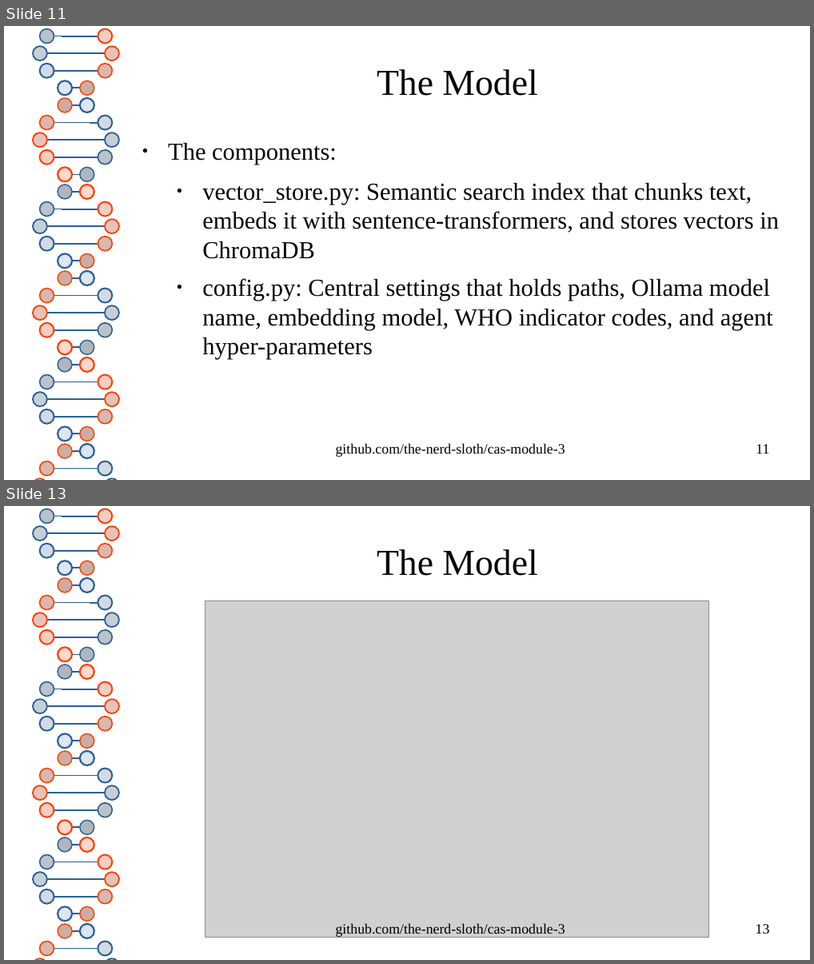
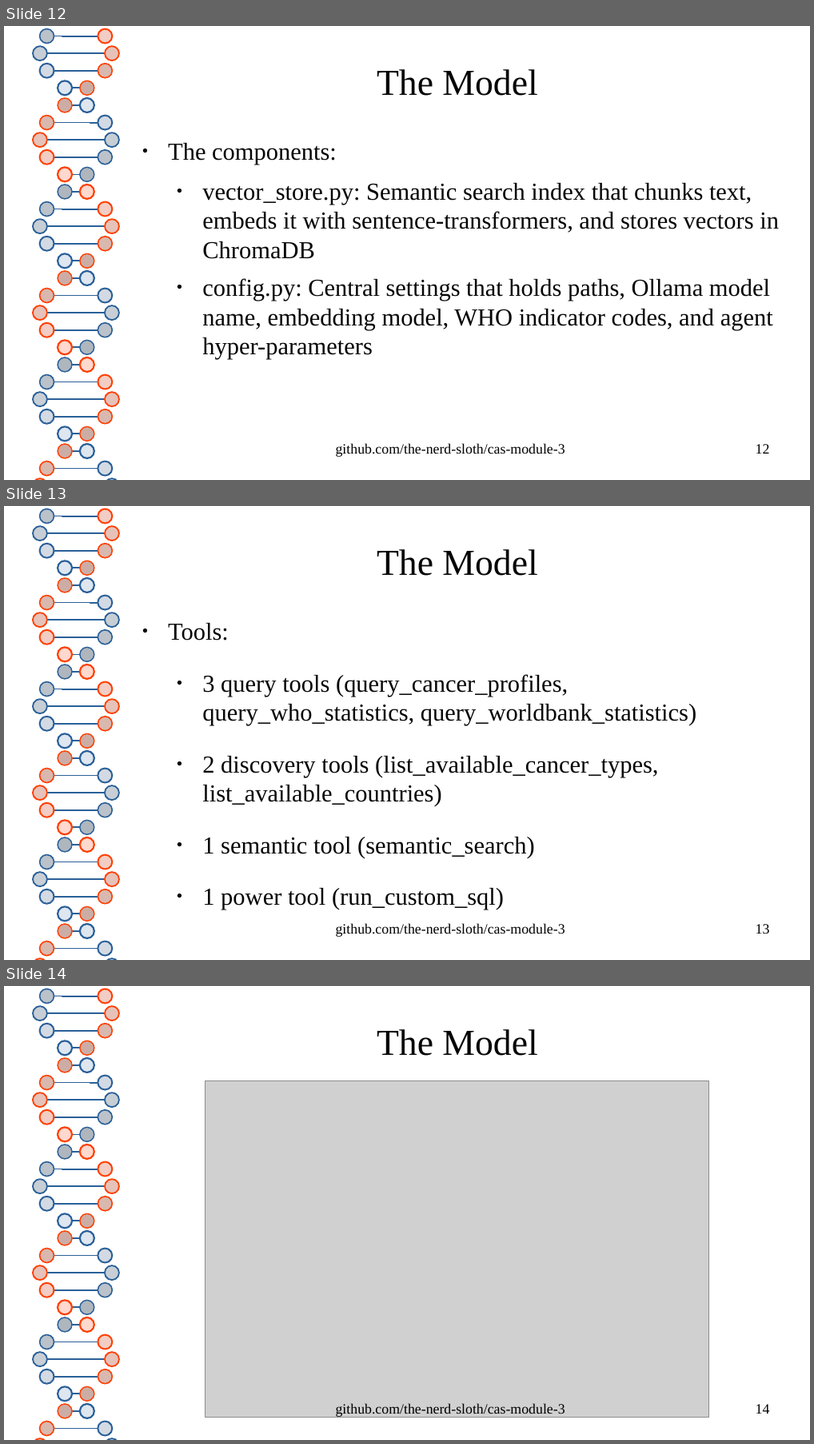
Before and after one commit to the-nerd-sloth/cas-module-3, a slide deck: presentation/agentic-cancer.odp. Shown one above the other, each under a label of ours: slides 11 and 13 before the commit, slides 12, 13 and 14 after it; the slides between them are not shown. The pictures are 814x964 and 814x1444 pixels, drawn with LibreOffice and Linux fonts; fonts in the diff are those of the drawing; grey boxes stand for pictures. Boxes give left, top, right and bottom in pixels: in the first picture for what was removed or moved away, otherwise in the second. Text is boxed around its words. In the diff, an @@ line names an element or a change of style, - is before the commit and + after.

```diff
--- a/presentation/agentic-cancer.odp
+++ b/presentation/agentic-cancer.odp
@@ slide 13 added at box(4, 506, 810, 960), background #FFFFFF; not listed: 80 template elements that a slide beside it also shows @@
@@ title added at box(377, 549, 538, 576), 36 pt, text #050505 @@
+The Model
@@ text added at box(168, 623, 697, 909), 24 pt, text #050505 @@
+● Tools:
+  ● 3 query tools (query_cancer_profiles, query_who_statistics, query_worldbank_statistics)
+  ● 2 discovery tools (list_available_cancer_types, list_available_countries)
+  ● 1 semantic tool (semantic_search)
+  ● 1 power tool (run_custom_sql)
@@ text added at box(336, 923, 566, 936), 14 pt, text #000000 @@
+github.com/the-nerd-sloth/cas-module-3
@@ page number added at box(756, 924, 770, 933), 14 pt, text #000000 @@
+13
@@ what was slide 11 is now slide 12 @@
@@ page number at box(756, 444, 770, 453): text changed @@
-11
+12
@@ what was slide 13 is now slide 14 @@
@@ page number at box(756, 1404, 770, 1413): text changed @@
-13
+14
```
Also in this commit, not shown: 2 slides changed, 1 other slide added, 1 slide removed.
